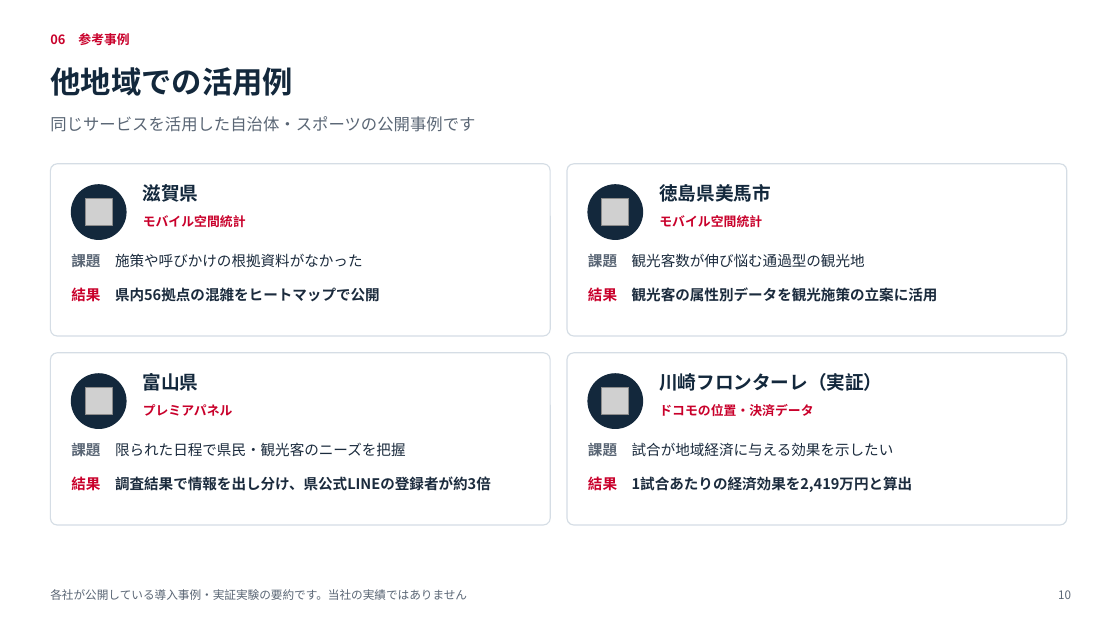
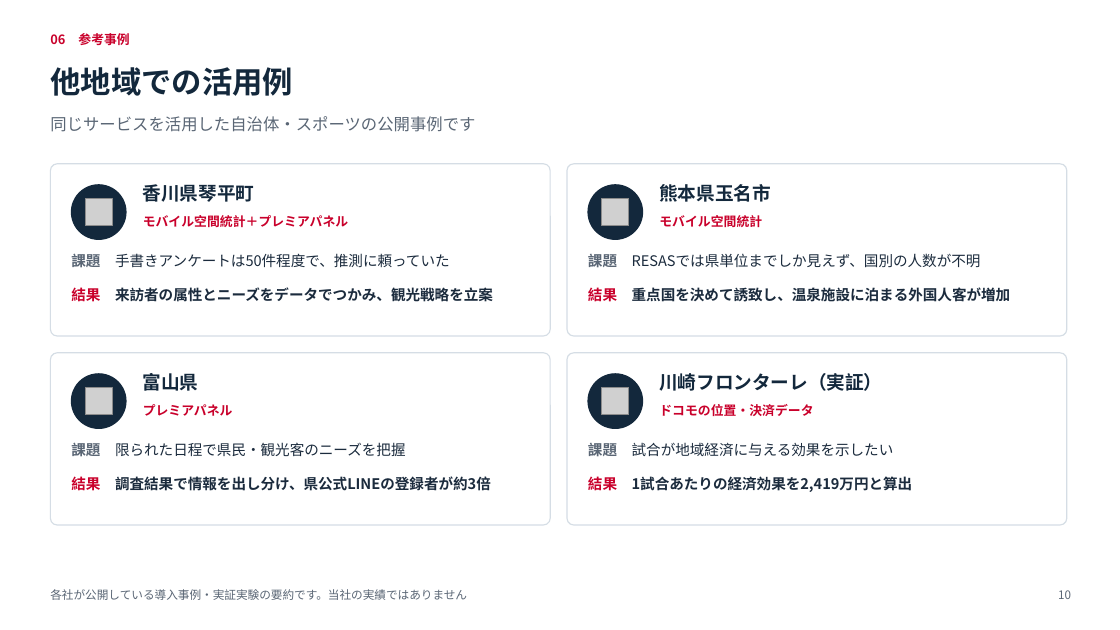
Before and after one commit to ftrugby04-beep/tatsupot, a slide deck: slide 10 of docs/sales/提案書サンプル_〇〇市様_観光イベント.pptx. Drawn at 1120x630 pixels with LibreOffice and Linux fonts; fonts in the diff are those of the drawing; grey boxes stand for pictures. Boxes give left, top, right and bottom in pixels: in the first picture for what was removed or moved away, otherwise in the second. Text is boxed around its words. In the diff, an @@ line names an element or a change of style, - is before the commit and + after.

```diff
--- a/docs/sales/提案書サンプル_〇〇市様_観光イベント.pptx
+++ b/docs/sales/提案書サンプル_〇〇市様_観光イベント.pptx
@@ text at [143,184,255,202]: text changed @@
-滋賀県
+香川県琴平町
@@ text at [659,184,771,202]: text changed @@
-徳島県美馬市
+熊本県玉名市
@@ text at [143,215,348,227]: text changed @@
-モバイル空間統計
+モバイル空間統計＋プレミアパネル
@@ text at [71,252,450,271]: text changed @@
-課題 施策や呼びかけの根拠資料がなかった
+課題 手書きアンケートは50件程度で、推測に頼っていた
@@ text at [588,252,981,271]: text changed @@
-課題 観光客数が伸び悩む通過型の観光地
+課題 RESASでは県単位までしか見えず、国別の人数が不明
@@ text at [71,285,493,304]: text changed @@
-結果 県内56拠点の混雑をヒートマップで公開
+結果 来訪者の属性とニーズをデータでつかみ、観光戦略を立案
@@ text at [588,285,1011,304]: text changed @@
-結果 観光客の属性別データを観光施策の立案に活用
+結果 重点国を決めて誘致し、温泉施設に泊まる外国人客が増加
```
Also in this commit, not shown: 1 other slide changed, 3 other files.
